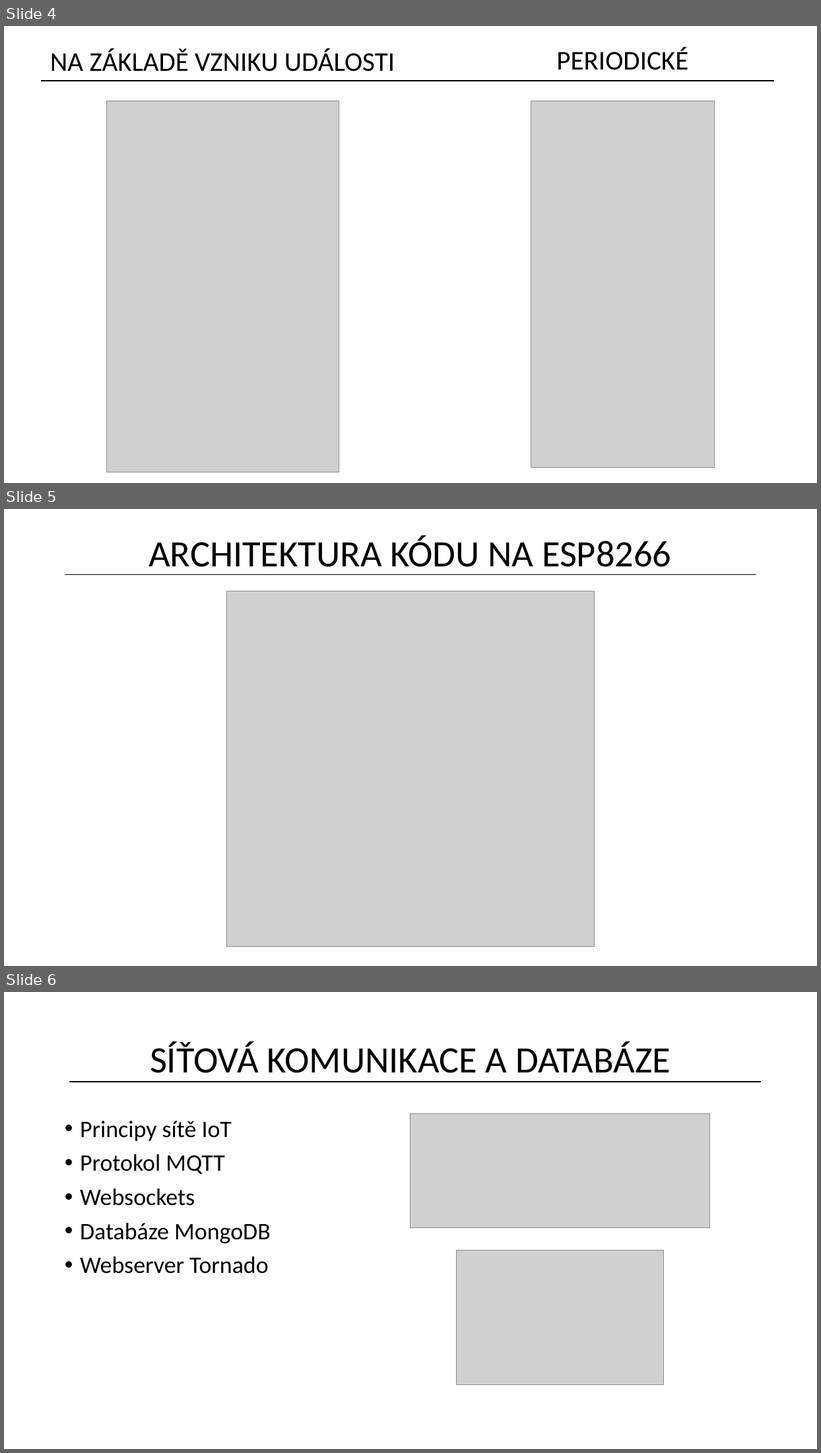
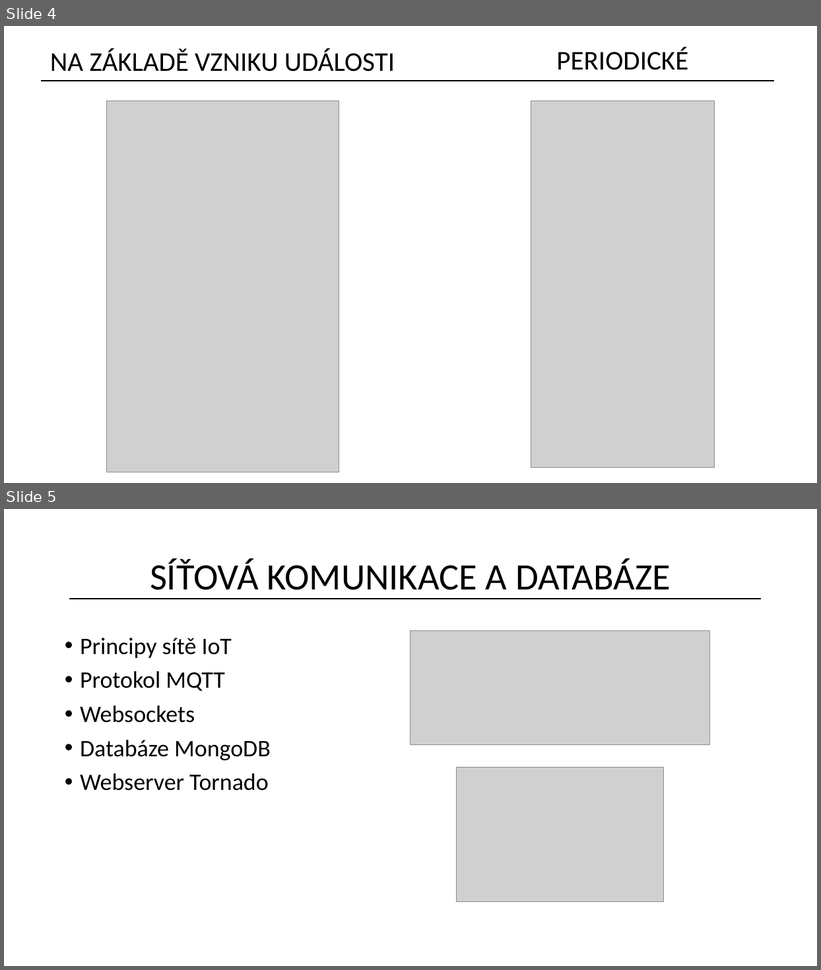
Before and after one commit to kitt10/iot, a slide deck: egs/smarthome/doc/presentation/main.pptx. Shown one above the other, each under a label of ours: slides 4, 5 and 6 before the commit, slides 4 and 5 after it. The pictures are 821x1453 and 821x970 pixels, drawn with LibreOffice and Linux fonts; fonts in the diff are those of the drawing; grey boxes stand for pictures. Boxes give left, top, right and bottom in pixels: in the first picture for what was removed or moved away, otherwise in the second. Text is boxed around its words. In the diff, an @@ line names an element or a change of style, - is before the commit and + after.

```diff
--- a/egs/smarthome/doc/presentation/main.pptx
+++ b/egs/smarthome/doc/presentation/main.pptx
@@ slide 5 removed at [4, 509, 817, 966], background #FFFFFF @@
@@ title removed at [149, 535, 671, 575] @@
-ARCHITEKTURA KÓDU NA ESP8266
@@ line removed from (65, 575) to (757, 575) @@
@@ picture removed at [226, 591, 595, 948] @@
@@ what was slide 6 is now slide 5 @@
```
Also in this commit, not shown: 4 slides changed, 1 other slide removed, 1 other file.
